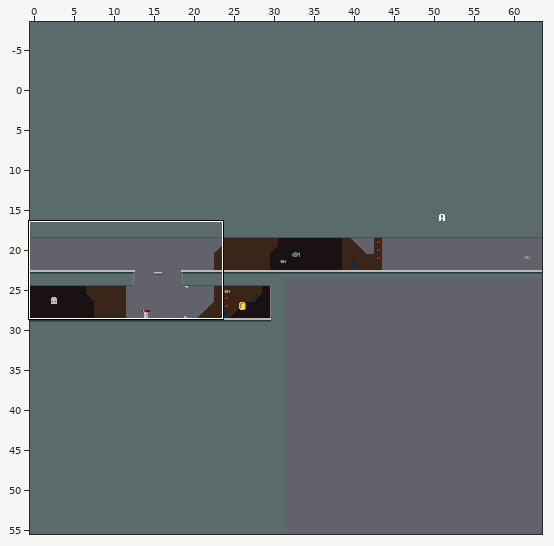
A Tiled map (JSON) gets an edit: tiled/maps/7-8.json. Above, an overview of the earlier version with the close-up marked.
Close-up. Earlier state:
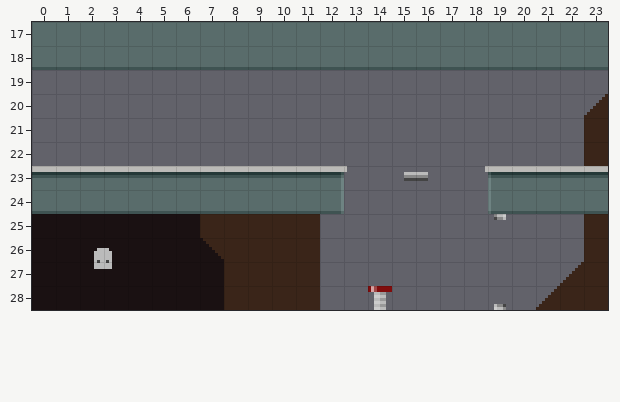
Cells are 8x8 px. Shown: x 0..23, y 17..28. The commit also changed other parts of the map, which this record leaves out. The old version is drawn lined up with the new one.
The same view after the edit:
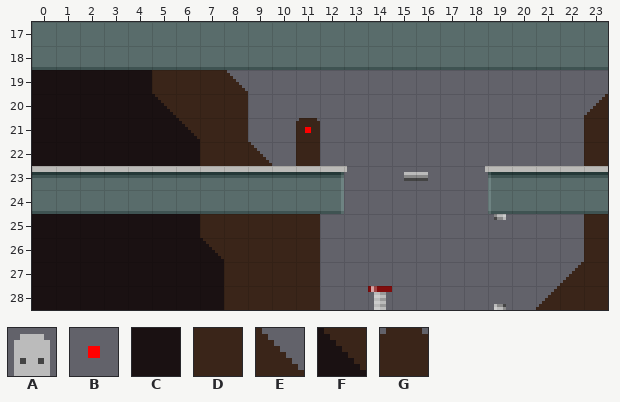
Key: from "objects": A 1, B 7; from "tileset": C 160, D 161, E 178, F 180, G 182.
_ is an empty cell, . an unchanged one.
Objects are placed by their top-left corner, in cells (3,4 is the top-left corner of cell 3,4); size is 1x1 cell unless given.
What changed:
map size 64x64 -> 64x48 cells (old content now starts at 0,-8; both pictures use the new coordinates)
--- layer "main"
@@ x 0..11 @@
-19 _________...
-20 _________...
-21 _________.._
-22 __________._
+19 CCCCCDDDE...
+20 CCCCCFDDD...
+21 CCCCCCFDD..G
+22 CCCCCCCDDE.D
--- layer "objects"
-A at 2.5,26.3
+(outside this view)
+B at 11,21
Pixel boxes of the changes (left, top, right, bottom) in both close-ups:
added: (32, 70, 272, 166)
added: (296, 118, 320, 166)
old place: (94, 248, 112, 269)
